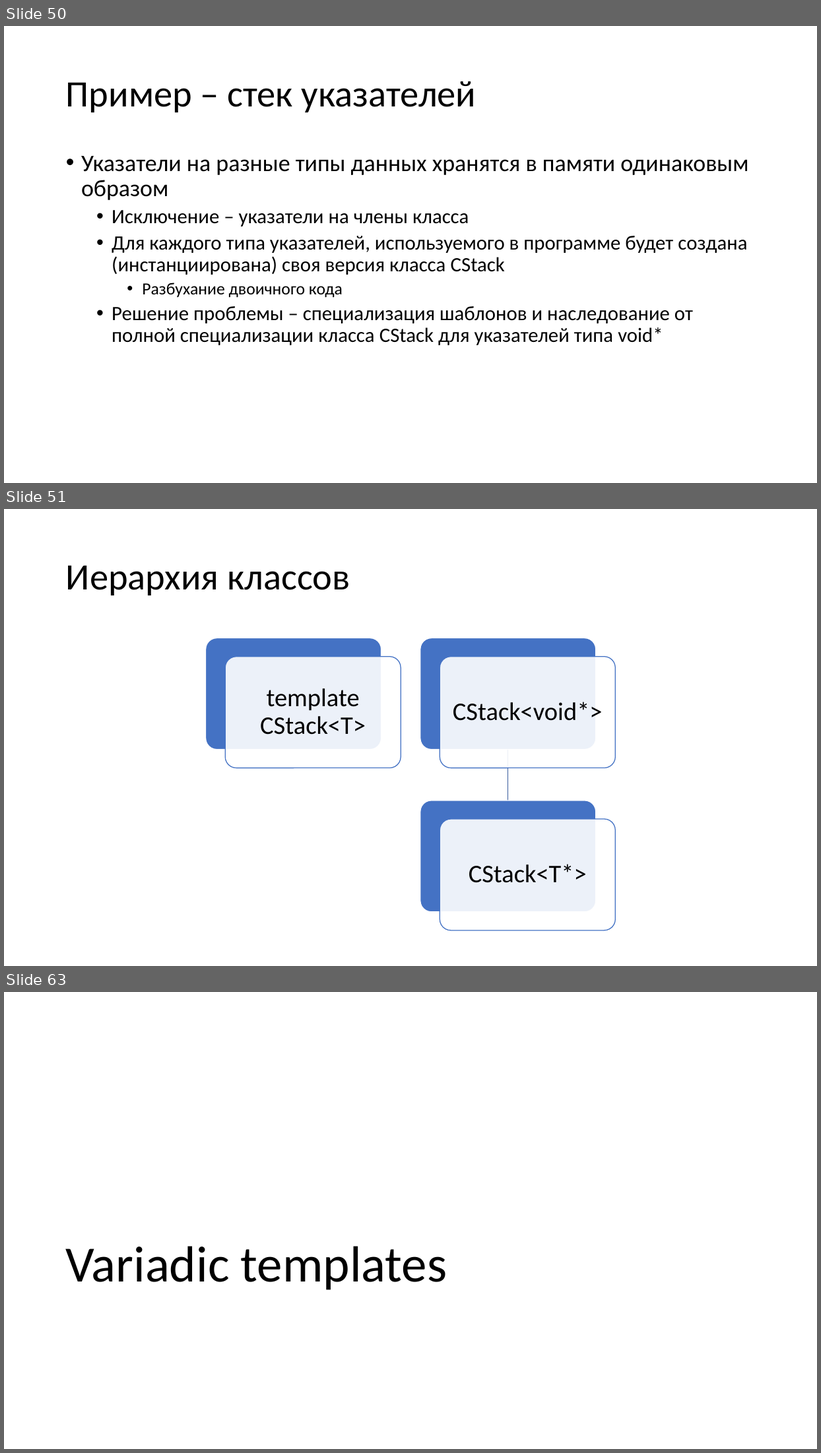
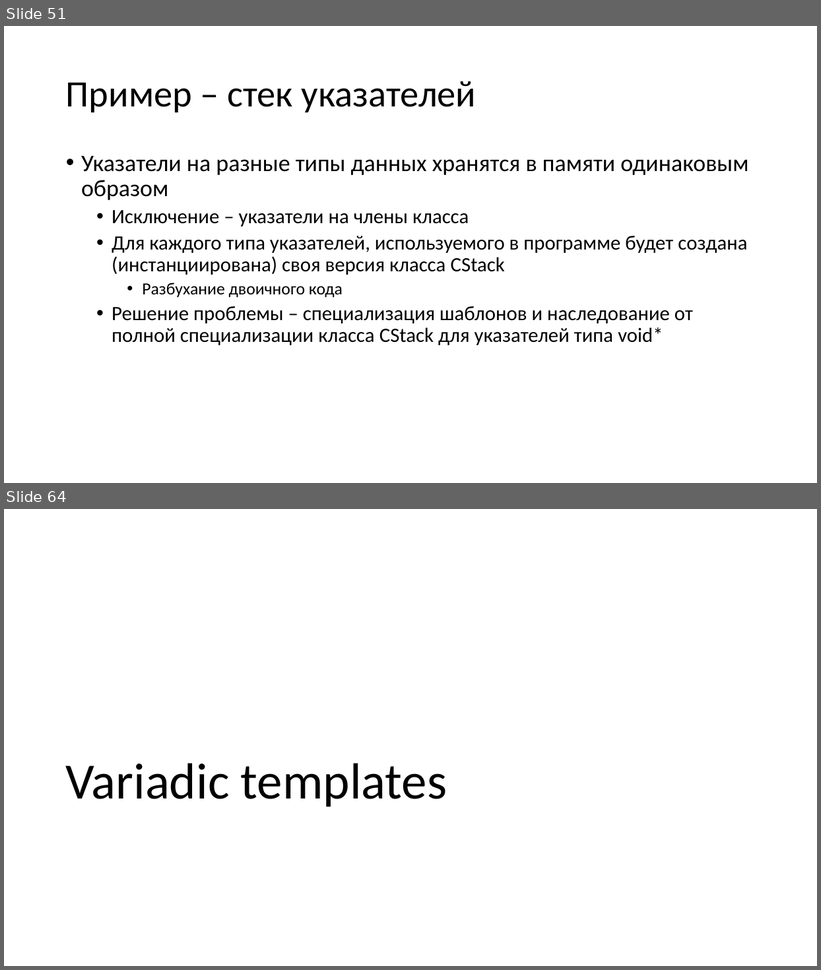
Before and after one commit to alexey-malov/oop, a slide deck: lectures/06/Обобщенное программирование, шаблоны.pptx. Shown one above the other, each under a label of ours: slides 50, 51 and 63 before the commit, slides 51 and 64 after it; the slides between them are not shown. The pictures are 821x1453 and 821x970 pixels, drawn with LibreOffice and Linux fonts; fonts in the diff are those of the drawing. Boxes give left, top, right and bottom in pixels: in the first picture for what was removed or moved away, otherwise in the second. Text is boxed around its words. In the diff, an @@ line names an element or a change of style, - is before the commit and + after.

```diff
--- a/lectures/06/Обобщенное программирование, шаблоны.pptx
+++ b/lectures/06/Обобщенное программирование, шаблоны.pptx
@@ slide 51 removed at (4,509,817,966), background #FFFFFF @@
@@ title removed at (66,565,350,595) @@
-Иерархия классов
@@ group removed at (206,638,616,931): 6 rounded rectangles, 3 texts, 1 freeform shape @@
-template CStack<T>
-CStack<void*>
-CStack<T*>
@@ what was slide 50 is now slide 51 @@
@@ what was slide 63 is now slide 64 @@
```
Also in this commit, not shown: 16 slides changed, 5 slides added, 3 other slides removed, 6 other files.
